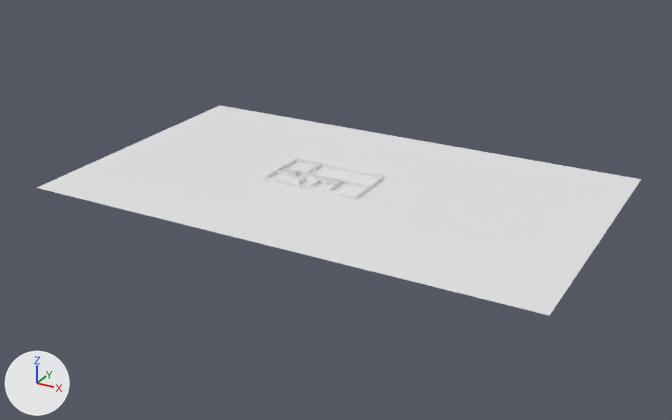
Before and after pictures for a commit that changed the FBX model Assets/Models/House/SM_House00.fbx.
Camera for both pictures: a camera (50 mm lens) standing at (424.0, -733.0, 337.0) and looking at (27.0, -11.0, -24.0). The lights are fixed; the arrows at lower left show +X, +Y and +Z.

In view in the first picture: 'House00'.
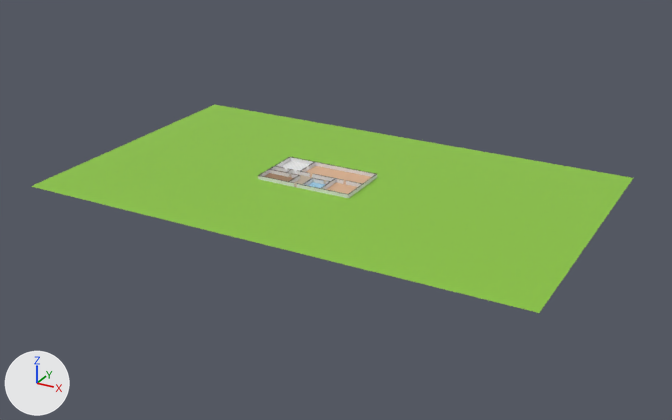
What the commit changed:
Picture 'T_Objects00.png' (img_t_objects00_png) is new.
In material 'Home00' (mat_home00), base_color is no longer (0.8, 0.8, 0.8), white #e7e7e7.
In material 'Home00' (mat_home00), texture is now set to img_t_objects00_png.
me_cube_002 has 1489 vertices, 1519 faces and spans x -230.0..270.0, y -150.0..150.0, z 0.0..4.0.
me_cube_002 is used by ob_house00; location (7.5, 0.0, 0.0).
me_cube_002 part 1: texture (UV) coordinates of 1519 of 1519 faces, centred in x -140.0..160.0, y -90.0..90.0, z 0.0..4.0, changed; they spanned u 0.38..0.99, v 0.03..0.24 and now span u 0.39..1.0, v 0.26..0.49.
Object 'House00' (ob_house00) moves from (7.5, 0.0, 0.0) to (0.0, 0.0, 0.0).

Where the change shows, as pixel boxes (x1, y1, x2, y2) in the pictures (672 x 420 px):
'House00', surface changed, moved (white to green): before (37, 105, 641, 316); after (31, 105, 633, 313)
